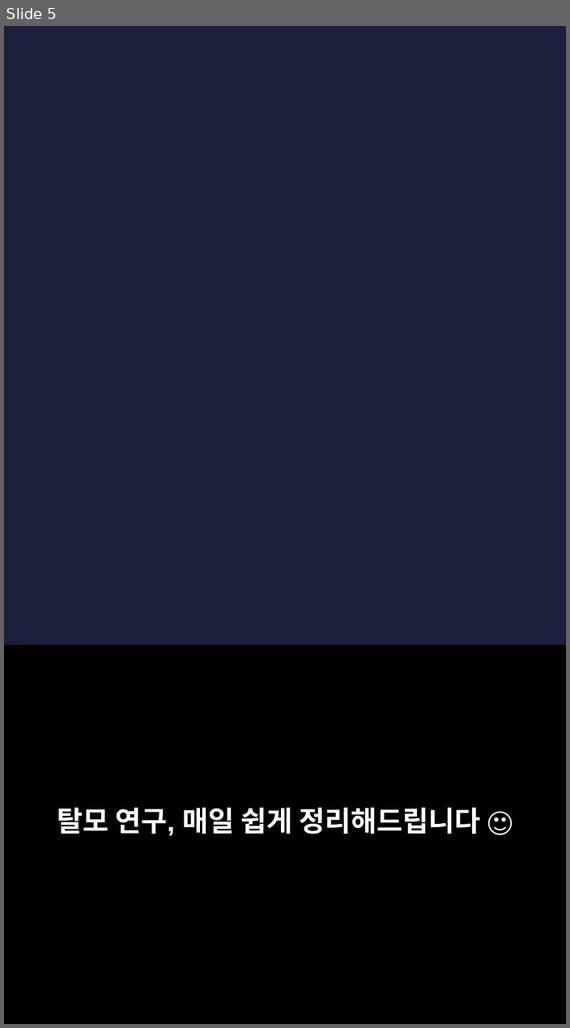
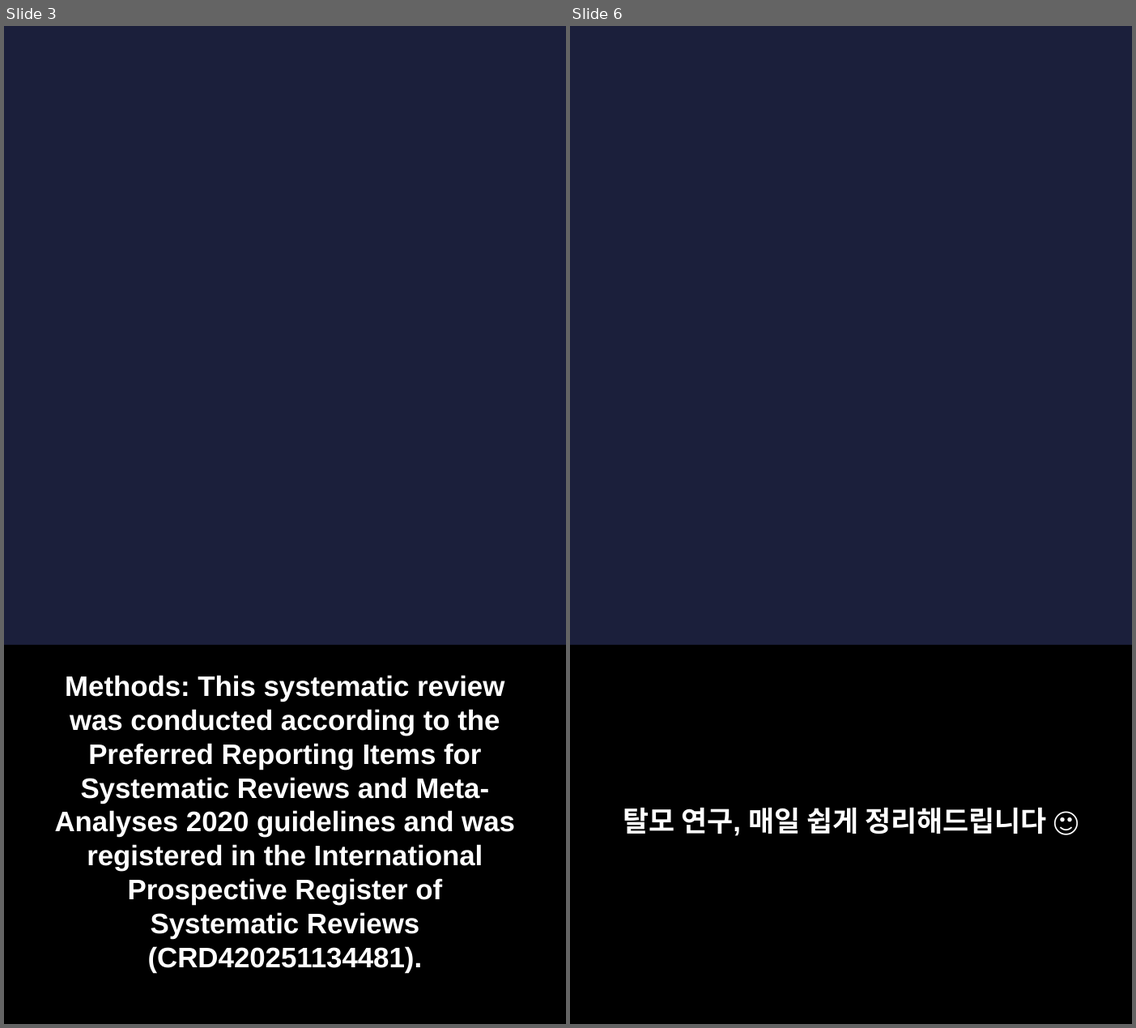
Before and after one commit to hyokang2010-BJ-ANTH/product-builder-test, a slide deck: pwa/data/latest/slides.pptx. Shown side by side, each under a label of ours: slide 5 before the commit, slides 3 and 6 after it; the slides between them are not shown. The pictures are 570x1028 and 1136x1028 pixels, drawn with LibreOffice and Linux fonts; fonts in the diff are those of the drawing; background and template pictures are left out. Boxes give left, top, right and bottom in pixels: in the first picture for what was removed or moved away, otherwise in the second. Text is boxed around its words. In the diff, an @@ line names an element or a change of style, - is before the commit and + after.

```diff
--- a/pwa/data/latest/slides.pptx
+++ b/pwa/data/latest/slides.pptx
@@ slide 3 added at box(4, 26, 566, 1024), background picture (left out) @@
@@ rectangle added at box(4, 646, 566, 1024), fill #000000 @@
@@ text added at box(55, 675, 515, 973), 22 pt, text #FFFFFF, bold @@
+Methods: This systematic review was conducted according to the Preferred Reporting Items for Systematic Reviews and Meta-Analyses 2020 guidelines and was registered in the International Prospective Register of Systematic Reviews (CRD420251134481).
@@ what was slide 5 is now slide 6 @@
```
Also in this commit, not shown: 2 slides changed, 6 other slides added, 5 slides removed, 28 other files.
